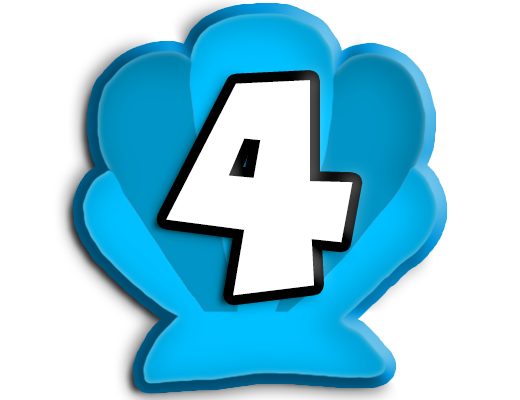
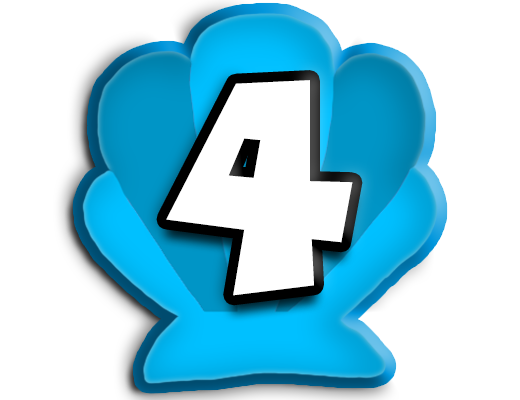
Two versions of the same layered image (520px x 400px). Layer-by-layer changes:
pixels changed over bbox(149, 84, 362, 322) (layer not identified)
